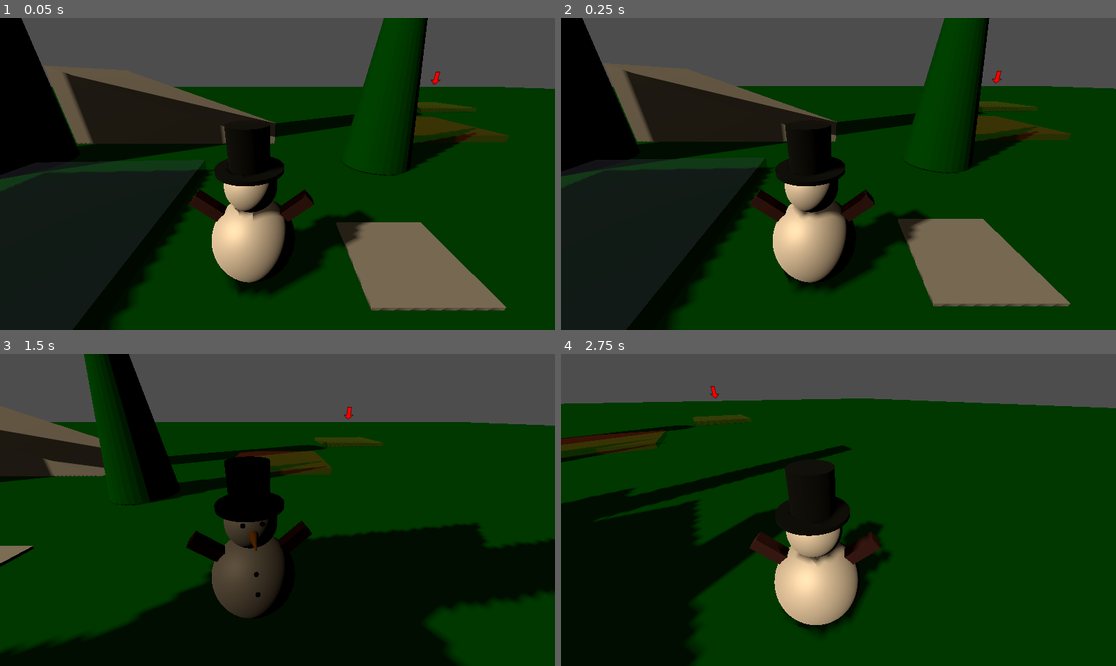
Above: before the commit, frames 1-4 (two rows, left to right).
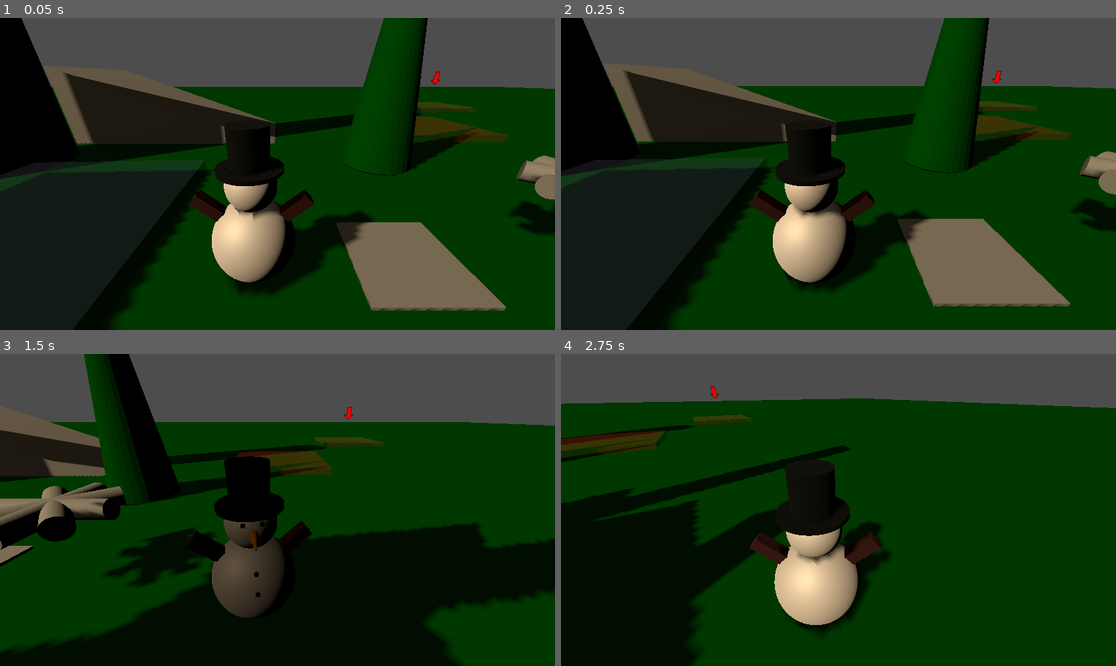
Above: after the commit, the same moments.

Repository: ThannooDhanan/3D-Game
Game: Godot game, scene res://Starting_Scene.tscn
Two runs of this game, one before a commit and one after it. Both use one fixed random seed, a clock stepped at 60 frames per second and the inputs below.
Inputs (mouse positions are in pixels of both pictures, inside the frame that each line leads up to):
- Up to frame 1 (0.05 s): no input
- Up to frame 2 (0.25 s): no input
- Up to frame 3 (1.5 s): tap Enter at 0.5 s; move the mouse to (399, 494) at 0.52 s; hold Right (Right) 0.53-1.28 s; hold X (Interact) 0.53-1.28 s; tap Space (jump) at 0.77 s; move the mouse to (166, 525) at 1.27 s; hold Down (Backward) from 1.28 s (still down); click (166, 525) at 1.35 s
- Up to frame 4 (2.75 s): tap Space (jump) at 1.52 s; move the mouse to (849, 503) at 2.02 s; release Down (Backward) at 2.03 s; hold W (Forward) from 2.03 s (still down); hold X (Interact) from 2.03 s (still down)

The runs differ from the first frame. In frame 1, 1.2% of the frame differs, in the area x 91-100%, y 44-70%; in frame 2, 1.1%; in frame 3, 4.4%, in the area x 0-39%, y 41-75%; in frame 4, nothing differs.

Commit message:
8-way shooter
Not tested on player yet

Diff:
--- /dev/null
+++ b/Objects/muzzle.tres
@@ -0,0 +1,6 @@
+[gd_resource type="CylinderMesh" format=3 uid="uid://b0n2ixi88fpt5"]
+
+[resource]
+top_radius = 0.1
+bottom_radius = 0.1
+height = 0.5
--- a/Scripts/Traps/damaging_traps.gd
+++ b/Scripts/Traps/damaging_traps.gd
@@ -17,8 +17,9 @@
 @export_subgroup("Shooting Trap Properties")
 @export_range(0,10) var ammo : int
 @export var projectile: PackedScene
-@export var storage_node: Node3D
+@export var muzzles: Node3D
 @export_range(0.0, 5.0) var shoot_time: float
+@export var s_timer : Timer
 
 @export_subgroup("Trap Statuses")
 @export var trap_active: bool =  false
@@ -125,30 +126,40 @@
 		trap_active = false
 
 func populate_ammo():
-	for i in range(ammo):
-		var instance : RigidBody3D = projectile.instantiate()
-		storage_node.add_child(instance)
-		instance.global_position = Vector3.ZERO
-		instance.process_mode = Node.PROCESS_MODE_DISABLED
-		instance.visible = false
-		instance.freeze = true
+	for muzzle in muzzles.get_children():
+		for i in range(ammo):
+			var instance : RigidBody3D = projectile.instantiate()
+			muzzle.add_child(instance)
+			instance.pool = self
+			instance.disable_projectile()
 
 func return_to_pool(instance: RigidBody3D):
-	instance.global_position = Vector3.ZERO
-	instance.process_mode = Node.PROCESS_MODE_DISABLED
-	instance.visible = false
-	instance.freeze = true
+	instance.disable_projectile()
+
+func get_projectile(muzzle) -> RigidBody3D:
+	var shot : RigidBody3D = null
+	for i in muzzle.get_children():
+		if !i.active:
+			shot = i
+			break
+	return shot
 
 func shoot_trap_activation():
-	var s_timer = Timer.new()
 	s_timer.start(shoot_time)
 	s_timer.timeout.connect(shoot_projectile)
-	pass
+	trap_active = true
 
 func shoot_projectile():
-	if ammo <= 0 :
-		return
-	for i : RigidBody3D in storage_node:
-		if !i.active:
-			i.process_mode = Node.PROCESS_MODE_INHERIT
-	pass
+	for muzzle in muzzles.get_children():
+		var shot = get_projectile(muzzle)
+		if shot == null:
+			return
+		shot.active = true
+		shot.freeze = false
+		shot.visible = true
+		shot.process_mode = Node.PROCESS_MODE_INHERIT
+		shot.global_position = muzzle.global_position
+		shot.activate_timer()
+		shot.global_transform.basis = muzzle.global_transform.basis
+		shot.linear_velocity = -muzzle.global_transform.basis.z * shot.speed
+		shot.damage = damage
--- a/Scripts/Traps/hit_player.gd
+++ /dev/null
@@ -1,22 +0,0 @@
-extends RigidBody3D
-
-var damage : int
-var active := true
-@export var speed : float = 5.0
-
-func _ready():
-	if ! visibility_changed.is_connected(return_to_shooter):
-		visibility_changed.connect(return_to_shooter)
-	if is_visible() and active:
-		linear_velocity = Vector3.BACK * speed
-
-func _on_area_3d_body_entered(body: Node3D):
-	if body is Player:
-		body.health.take_damage(damage)
-		visible = false
-
-func return_to_shooter():
-	process_mode = Node.PROCESS_MODE_DISABLED
-	set_physics_process(false)
-	visible = false
-	active = false
--- /dev/null
+++ b/Scripts/Traps/projectile.gd
@@ -0,0 +1,43 @@
+extends RigidBody3D
+class_name Projectile
+
+var damage : int
+var active := false
+@export var speed : float = 5.0
+@export var lifetime : float
+@export var lifeTimer : Timer
+var pool
+
+func _ready():
+	if is_visible() and active:
+		linear_velocity = self.global_rotation * speed
+	if !lifeTimer == null:
+		lifeTimer.connect("timeout", go_back)
+
+func _on_area_3d_body_entered(body: Node3D):
+	if body is Player:
+		body.health.take_damage(damage)
+		visible = false
+	pool.return_to_pool(self)
+
+func return_to_shooter():
+	process_mode = Node.PROCESS_MODE_DISABLED
+	set_physics_process(false)
+	visible = false
+	active = false
+
+func disable_projectile():
+	global_position = Vector3.ZERO
+	active = false
+	visible = false
+	freeze = true
+	process_mode = Node.PROCESS_MODE_DISABLED
+
+func go_back():
+	if active:
+		pool.return_to_pool(self)
+
+func activate_timer():
+	lifeTimer.start(lifetime)
+	if !lifeTimer.timeout.is_connected(go_back):
+		lifeTimer.timeout.connect(go_back)
--- a/Starting_Scene.tscn
+++ b/Starting_Scene.tscn
@@ -10,6 +10,7 @@
 [ext_resource type="PackedScene" uid="uid://7t6oubquod5h" path="res://to delete/ramp.tscn" id="9_na0wc"]
 [ext_resource type="PackedScene" uid="uid://c4624ahk56j" path="res://Traps_Scenes/trap_pieces/spikes.tscn" id="9_v42h3"]
 [ext_resource type="PackedScene" uid="uid://cxichlme8vhmo" path="res://Traps_Scenes/swing_axe.tscn" id="10_v42h3"]
+[ext_resource type="PackedScene" uid="uid://b16dan5ecdvxe" path="res://Traps_Scenes/shooting_trap.tscn" id="11_14svt"]
 
 [sub_resource type="QuadMesh" id="QuadMesh_e4ond"]
 
@@ -123,6 +124,9 @@
 transform = Transform3D(1, 0, 0, 0, 1, 1.7484555e-07, 0, -1.7484555e-07, 1, 2.981051, 3.5135198, 4.368121)
 damage = 0
 
+[node name="Shooting Trap" parent="." instance=ExtResource("11_14svt")]
+transform = Transform3D(1, 0, 0, 0, 1, 0, 0, 0, 1, 2.9866147, 0.7304537, 0)
+
 [editable path="Snowman"]
 [editable path="WaypointAndReturn"]
 [editable path="WaypointAndReturn/Checkpoints/PointOfInterest"]
--- /dev/null
+++ b/Traps_Scenes/muzzle.tscn
@@ -0,0 +1,3 @@
+[gd_scene format=3 uid="uid://8l5w6rx4so0o"]
+
+[node name="Muzzle" type="Node3D"]
--- a/Traps_Scenes/projectile.tscn
+++ b/Traps_Scenes/projectile.tscn
@@ -1,6 +1,6 @@
 [gd_scene load_steps=5 format=3 uid="uid://d10vpl6wlwk1r"]
 
-[ext_resource type="Script" uid="uid://blgsd1agr7ahm" path="res://Scripts/Traps/hit_player.gd" id="1_mq4l2"]
+[ext_resource type="Script" uid="uid://blgsd1agr7ahm" path="res://Scripts/Traps/projectile.gd" id="1_mq4l2"]
 
 [sub_resource type="CylinderMesh" id="CylinderMesh_ins2i"]
 
@@ -8,12 +8,14 @@
 
 [sub_resource type="SphereShape3D" id="SphereShape3D_mq4l2"]
 
-[node name="Projectile" type="RigidBody3D"]
+[node name="Projectile" type="RigidBody3D" node_paths=PackedStringArray("lifeTimer")]
 axis_lock_linear_y = true
 axis_lock_angular_x = true
 axis_lock_angular_y = true
 axis_lock_angular_z = true
 script = ExtResource("1_mq4l2")
+lifetime = 2.0
+lifeTimer = NodePath("Timer")
 
 [node name="MeshInstance3D" type="MeshInstance3D" parent="."]
 transform = Transform3D(0.05, 0, 0, 0, -2.1855694e-08, -0.05, 0, 0.5, -2.1855695e-09, 0, 0, 0)
@@ -78,4 +80,6 @@
 transform = Transform3D(1, 0, 0, 0, 1, 0, 0, 0, 1, 0, 0, -0.14638448)
 shape = SubResource("SphereShape3D_mq4l2")
 
+[node name="Timer" type="Timer" parent="."]
+
 [connection signal="body_entered" from="Area3D" to="." method="_on_area_3d_body_entered"]
--- a/Traps_Scenes/shooting_trap.tscn
+++ b/Traps_Scenes/shooting_trap.tscn
@@ -1,21 +1,113 @@
-[gd_scene load_steps=4 format=3 uid="uid://b16dan5ecdvxe"]
+[gd_scene load_steps=6 format=3 uid="uid://b16dan5ecdvxe"]
 
 [ext_resource type="Script" uid="uid://cq8cwuktn6306" path="res://Scripts/Traps/damaging_traps.gd" id="1_ivnwb"]
 [ext_resource type="PackedScene" uid="uid://d10vpl6wlwk1r" path="res://Traps_Scenes/projectile.tscn" id="2_ucj6b"]
 [ext_resource type="PackedScene" uid="uid://bqm7iq6el71nw" path="res://debugCamera.tscn" id="3_dn62v"]
+[ext_resource type="PackedScene" uid="uid://8l5w6rx4so0o" path="res://Traps_Scenes/muzzle.tscn" id="3_pa5qm"]
+[ext_resource type="CylinderMesh" uid="uid://b0n2ixi88fpt5" path="res://Objects/muzzle.tres" id="5_5l6gt"]
 
-[node name="Shooting Trap" type="Node3D" node_paths=PackedStringArray("storage_node")]
+[node name="Shooting Trap" type="Node3D" node_paths=PackedStringArray("muzzles", "s_timer", "weapon")]
 script = ExtResource("1_ivnwb")
+type = 1
 ammo = 10
 projectile = ExtResource("2_ucj6b")
-storage_node = NodePath("Ammo")
-min_hazard_required = 1
-max_hazard_required = 5
+muzzles = NodePath("Muzzles")
+shoot_time = 0.5
+s_timer = NodePath("ShootTimer")
+max_hazard_required = 1
 damage = 2
+weapon = NodePath("Muzzles")
 
-[node name="Ammo" type="Node3D" parent="."]
+[node name="Muzzles" type="Node3D" parent="."]
 
-[node name="MeshInstance3D" type="MeshInstance3D" parent="."]
+[node name="Muzzle" parent="Muzzles" instance=ExtResource("3_pa5qm")]
+
+[node name="Muzzle2" parent="Muzzles" instance=ExtResource("3_pa5qm")]
+transform = Transform3D(0.70710677, 0, 0.70710677, 0, 1, 0, -0.70710677, 0, 0.70710677, 0, 0, 0)
+
+[node name="Muzzle3" parent="Muzzles" instance=ExtResource("3_pa5qm")]
+transform = Transform3D(-4.3711385e-08, 0, 0.99999994, 0, 1, 0, -0.99999994, 0, -4.3711385e-08, 0, 0, 0)
+
+[node name="Muzzle4" parent="Muzzles" instance=ExtResource("3_pa5qm")]
+transform = Transform3D(-0.7071067, 0, 0.7071067, 0, 1, 0, -0.7071067, 0, -0.7071067, 0, 0, 0)
+
+[node name="Muzzle5" parent="Muzzles" instance=ExtResource("3_pa5qm")]
+transform = Transform3D(-0.99999994, 0, -8.742277e-08, 0, 1, 0, 8.742277e-08, 0, -0.99999994, 0, 0, 0)
+
+[node name="Muzzle6" parent="Muzzles" instance=ExtResource("3_pa5qm")]
+transform = Transform3D(-0.70710677, 0, -0.70710665, 0, 1, 0, 0.70710665, 0, -0.70710677, 0, 0, 0)
+
+[node name="Muzzle7" parent="Muzzles" instance=ExtResource("3_pa5qm")]
+transform = Transform3D(1.192488e-08, 0, -0.99999994, 0, 1, 0, 0.99999994, 0, 1.192488e-08, 0, 0, 0)
+
+[node name="Muzzle8" parent="Muzzles" instance=ExtResource("3_pa5qm")]
+transform = Transform3D(0.7071066, 0, -0.7071068, 0, 1, 0, 0.7071068, 0, 0.7071066, 0, 0, 0)
 
 [node name="Delete later" parent="." instance=ExtResource("3_dn62v")]
 transform = Transform3D(1, 0, 0, 0, 0.9396927, 0.34202015, 0, -0.34202015, 0.9396927, 0, 0.20098081, 0.7701355)
+
+[node name="ShootTimer" type="Timer" parent="."]
+
+[node name="Node3D" type="Node3D" parent="."]
+transform = Transform3D(1, 0, 0, 0, -4.371139e-08, -1, 0, 1, -4.371139e-08, 0, 0, 0)
+
+[node name="MeshInstance3D" type="MeshInstance3D" parent="Node3D"]
+transform = Transform3D(1, 0, 0, 0, 1, 0, 0, 0, 1, 0, 0.25, 0)
+mesh = ExtResource("5_5l6gt")
+skeleton = NodePath("../..")
+
+[node name="Node3D2" type="Node3D" parent="."]
+transform = Transform3D(0.70710677, 0.70710677, -3.090862e-08, 0, -4.371139e-08, -1, -0.70710677, 0.70710677, -3.090862e-08, 0, 0, 0)
+
+[node name="MeshInstance3D" type="MeshInstance3D" parent="Node3D2"]
+transform = Transform3D(1, 0, 0, 0, 1, 0, 0, 0, 1, 0, 0.25, 0)
+mesh = ExtResource("5_5l6gt")
+skeleton = NodePath("../..")
+
+[node name="Node3D3" type="Node3D" parent="."]
+transform = Transform3D(-4.3711385e-08, 0.99999994, -4.371139e-08, 0, -4.3711385e-08, -1, -0.99999994, -4.3711385e-08, 1.9106855e-15, 0, 0, 0)
+
+[node name="MeshInstance3D" type="MeshInstance3D" parent="Node3D3"]
+transform = Transform3D(1, 0, 0, 0, 1, 0, 0, 0, 1, 0, 0.25, 0)
+mesh = ExtResource("5_5l6gt")
+skeleton = NodePath("../..")
+
+[node name="Node3D4" type="Node3D" parent="."]
+transform = Transform3D(-0.7071067, 0.7071067, -3.090862e-08, 0, -4.3711385e-08, -1, -0.7071067, -0.7071067, 3.090862e-08, 0, 0, 0)
+
+[node name="MeshInstance3D" type="MeshInstance3D" parent="Node3D4"]
+transform = Transform3D(1, 0, 0, 0, 1, 0, 0, 0, 1, 0, 0.25, 0)
+mesh = ExtResource("5_5l6gt")
+skeleton = NodePath("../..")
+
+[node name="Node3D5" type="Node3D" parent="."]
+transform = Transform3D(-0.9999999, -8.742277e-08, 3.821371e-15, 0, -4.3711385e-08, -1, 8.742277e-08, -0.9999999, 4.371139e-08, 0, 0, 0)
+
+[node name="MeshInstance3D" type="MeshInstance3D" parent="Node3D5"]
+transform = Transform3D(1, 0, 0, 0, 1, 0, 0, 0, 1, 0, 0.25, 0)
+mesh = ExtResource("5_5l6gt")
+skeleton = NodePath("../..")
+
+[node name="Node3D6" type="Node3D" parent="."]
+transform = Transform3D(-0.7071067, -0.7071067, 3.090862e-08, 0, -4.3711385e-08, -1, 0.7071067, -0.7071067, 3.090862e-08, 0, 0, 0)
+
+[node name="MeshInstance3D" type="MeshInstance3D" parent="Node3D6"]
+transform = Transform3D(1, 0, 0, 0, 1, 0, 0, 0, 1, 0, 0.25, 0)
+mesh = ExtResource("5_5l6gt")
+skeleton = NodePath("../..")
+
+[node name="Node3D7" type="Node3D" parent="."]
+transform = Transform3D(-4.3711385e-08, -0.9999999, 4.371139e-08, 0, -4.3711385e-08, -1, 0.9999999, -4.3711385e-08, 1.9106855e-15, 0, 0, 0)
+
+[node name="MeshInstance3D" type="MeshInstance3D" parent="Node3D7"]
+transform = Transform3D(1, 0, 0, 0, 1, 0, 0, 0, 1, 0, 0.25, 0)
+mesh = ExtResource("5_5l6gt")
+skeleton = NodePath("../..")
+
+[node name="Node3D8" type="Node3D" parent="."]
+transform = Transform3D(0.7071067, -0.7071067, 3.090862e-08, 0, -4.3711385e-08, -1, 0.7071067, 0.7071067, -3.090862e-08, 0, 0, 0)
+
+[node name="MeshInstance3D" type="MeshInstance3D" parent="Node3D8"]
+transform = Transform3D(1, 0, 0, 0, 1, 0, 0, 0, 1, 0, 0.25, 0)
+mesh = ExtResource("5_5l6gt")
+skeleton = NodePath("../..")
Renamed: Scripts/Traps/hit_player.gd.uid -> Scripts/Traps/projectile.gd.uid
Not shown: 1 places in Starting_Scene.tscn that only renumber resources
